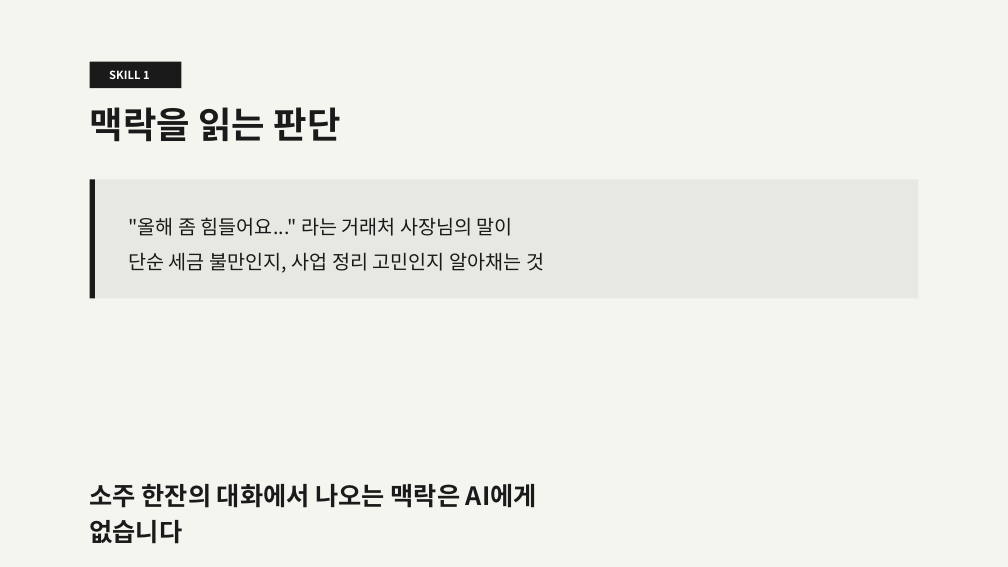
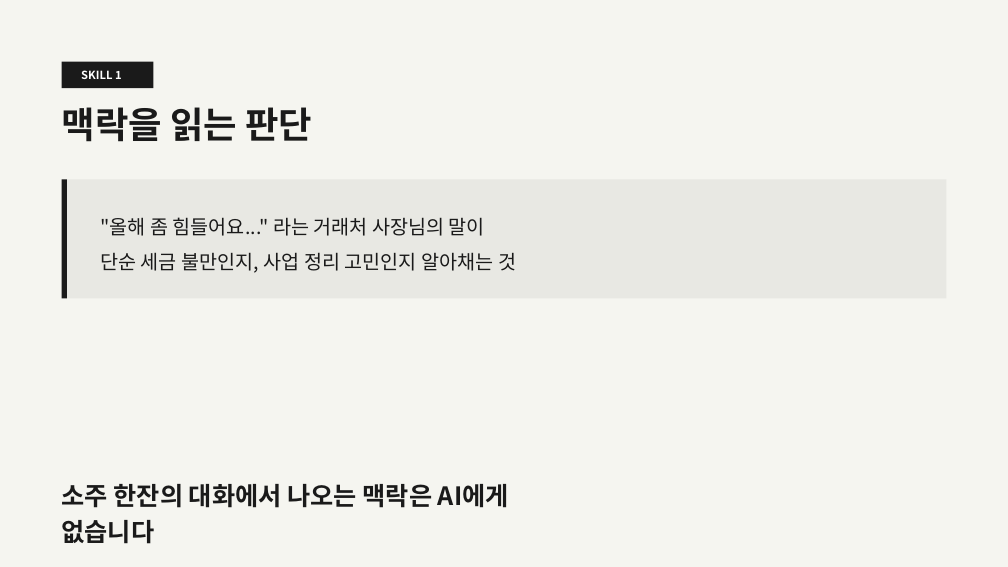
Before and after one commit to ssodcompany/edu-agent, a slide deck: slide 7 of lectures/02_ai_skills/AI대체불가Skills_v6_impeccable.pptx. Drawn at 1008x567 pixels with LibreOffice and Linux fonts; fonts in the diff are those of the drawing. Boxes give left, top, right and bottom in pixels: in the first picture for what was removed or moved away, otherwise in the second. Text is boxed around its words. In the diff, an @@ line names an element or a change of style, - is before the commit and + after.

Commit message:
WIP(lectures): adjust padding in lecture 02 skill slides for better spacing
- Reduce right padding in slide-06 left title block from 48pt to 32pt
- Narrow horizontal padding from 64pt to 44pt in slides 07, 08, 09
- Rebuild PPTX with updated slide layouts
- Update last-tool-error state

```diff
--- a/lectures/02_ai_skills/AI대체불가Skills_v6_impeccable.pptx
+++ b/lectures/02_ai_skills/AI대체불가Skills_v6_impeccable.pptx
@@ rectangle: place and size @@
-rectangle at box(90, 61, 181, 88)
+rectangle at box(61, 61, 153, 88)
@@ text "SKILL 1": place and size @@
-text "SKILL 1" at box(109, 70, 150, 79)
+text "SKILL 1" at box(81, 70, 122, 79)
@@ text "맥락을 읽는 판단": place and size @@
-text "맥락을 읽는 판단" at box(90, 107, 341, 142)
+text "맥락을 읽는 판단" at box(62, 107, 313, 142)
@@ rectangle: place and size @@
-rectangle at box(90, 179, 918, 298)
+rectangle at box(61, 179, 947, 298)
@@ line moved from (92, 179) - (92, 298) to (65, 179) - (65, 298) @@
@@ text ""올해 좀 힘들어요..." 라는 거래처 ...": place and size @@
-text ""올해 좀 힘들어요..." 라는 거래처 ..." at box(128, 217, 513, 236)
+text ""올해 좀 힘들어요..." 라는 거래처 ..." at box(100, 217, 485, 236)
@@ text "단순 세금 불만인지, 사업 정리 ...": place and size @@
-text "단순 세금 불만인지, 사업 정리 ..." at box(128, 252, 544, 273)
+text "단순 세금 불만인지, 사업 정리 ..." at box(100, 252, 516, 273)
@@ text "소주 한잔의 대화에서 나오는 맥락은 ...": place and size @@
-text "소주 한잔의 대화에서 나오는 맥락은 ..." at box(90, 484, 537, 544)
+text "소주 한잔의 대화에서 나오는 맥락은 ..." at box(62, 484, 509, 544)
```
Also in this commit, not shown: 6 other slides changed, 5 other files.
